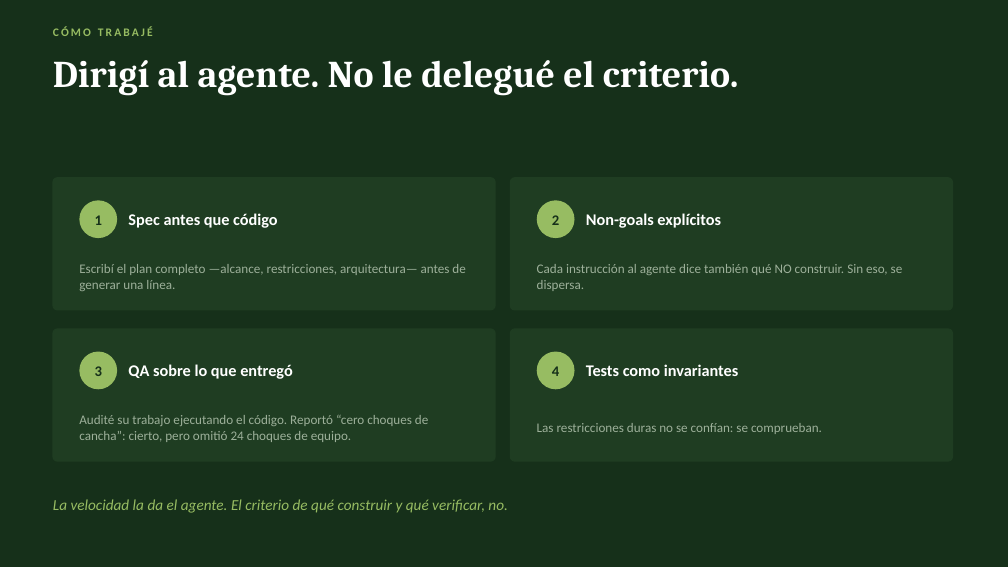
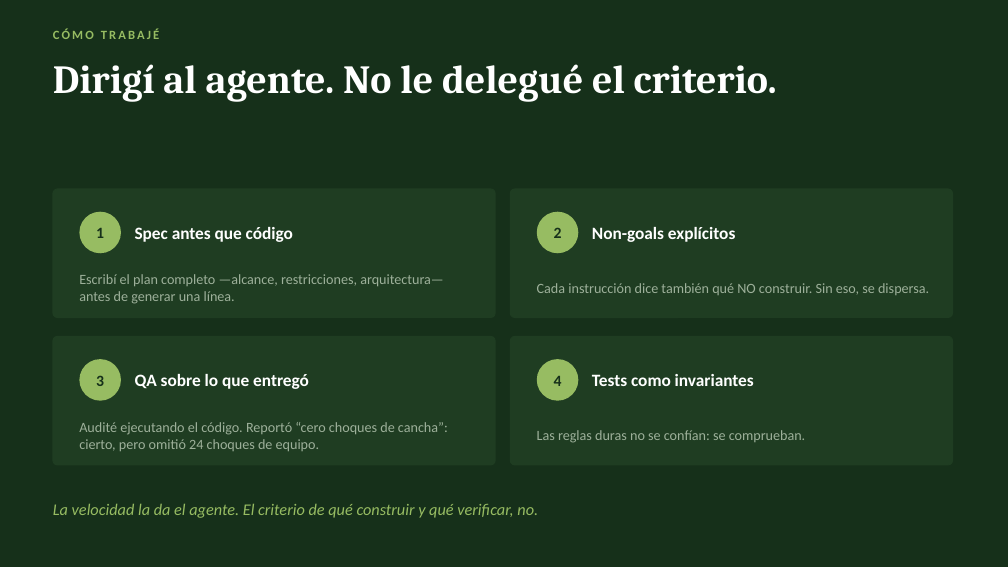
Before and after one commit to Panchoapc/hockey-planner, a slide deck: slide 16 of Caso-Practico-WhereX-Francisco-Pieper.pptx (slide 14 before the commit). Drawn at 1008x567 pixels with LibreOffice and Linux fonts; fonts in the diff are those of the drawing. Boxes give left, top, right and bottom in pixels: in the first picture for what was removed or moved away, otherwise in the second. Text is boxed around its words. In the diff, an @@ line names an element or a change of style, - is before the commit and + after.

```diff
--- a/Caso-Practico-WhereX-Francisco-Pieper.pptx
+++ b/Caso-Practico-WhereX-Francisco-Pieper.pptx
@@ text "CÓMO TRABAJÉ" at <box>53,28,160,39</box>: size 11 to 12 pt @@
@@ text "Dirigí al agente. No le ..." at <box>53,64,777,102</box>: size 36 to 38 pt; line spacing 42pt to 45pt @@
@@ proportions changed in 4 elements at <box>53,337,495,465</box>, <box>510,337,953,465</box>, <box>53,189,495,318</box>, <box>510,189,953,318</box> @@
@@ text "1": place and size @@
-text "1" at <box>95,215,102,225</box>
+text "1" at <box>96,228,104,238</box>
@@ ellipse: place and size @@
-ellipse at <box>79,200,117,238</box>
+ellipse at <box>79,212,121,253</box>
@@ text "Spec antes que código": place and size @@
-text "Spec antes que código" at <box>128,213,277,228</box>
+text "Spec antes que código" at <box>135,227,293,242</box>
@@ size 14 to 15 pt in 4 elements at <box>554,376,562,386</box>, <box>96,376,104,386</box>, <box>96,228,104,238</box>, <box>554,227,562,238</box> @@
@@ 2 rounded rectangles, 1 text, 1 ellipse: place and size @@
-2 rounded rectangles, 1 text, 1 ellipse at <box>53,178,953,310</box>
+2 rounded rectangles, 1 text, 1 ellipse at <box>53,189,953,318</box>
@@ size 15.5 to 16.5 pt in 4 elements at <box>135,374,309,389</box>, <box>592,374,754,386</box>, <box>135,227,293,242</box>, <box>592,227,736,242</box> @@
@@ text "Non-goals explícitos": place and size @@
-text "Non-goals explícitos" at <box>586,213,721,228</box>
+text "Non-goals explícitos" at <box>592,227,736,242</box>
@@ text "Escribí el plan completo —alcance, ...": place and size @@
-text "Escribí el plan completo —alcance, ..." at <box>79,264,465,291</box>
+text "Escribí el plan completo —alcance, ..." at <box>79,274,443,304</box>
@@ text "Escribí el plan completo —alcance, ..." at <box>79,274,443,304</box>: size 12.5 to 13.5 pt @@
@@ text at <box>537,283,929,295</box>: text changed; size 12.5 to 13.5 pt @@
-Cada instrucción al agente dice también qué NO construir. Sin eso, se dispersa.
+Cada instrucción dice también qué NO construir. Sin eso, se dispersa.
@@ rounded rectangle: place and size @@
-rounded rectangle at <box>53,329,495,461</box>
+rounded rectangle at <box>53,337,495,465</box>
@@ text "3": place and size @@
-text "3" at <box>95,366,102,376</box>
+text "3" at <box>96,376,104,386</box>
@@ ellipse: place and size @@
-ellipse at <box>79,352,117,389</box>
+ellipse at <box>79,359,121,401</box>
@@ rounded rectangle: place and size @@
-rounded rectangle at <box>510,329,953,461</box>
+rounded rectangle at <box>510,337,953,465</box>
@@ text "4": place and size @@
-text "4" at <box>552,366,559,376</box>
+text "4" at <box>554,376,562,386</box>
@@ ellipse: place and size @@
-ellipse at <box>537,352,575,389</box>
+ellipse at <box>537,359,578,401</box>
@@ text "QA sobre lo que entregó": place and size @@
-text "QA sobre lo que entregó" at <box>128,364,293,379</box>
+text "QA sobre lo que entregó" at <box>135,374,309,389</box>
@@ text "Tests como invariantes": place and size @@
-text "Tests como invariantes" at <box>586,364,738,376</box>
+text "Tests como invariantes" at <box>592,374,754,386</box>
@@ text at <box>79,422,448,451</box>: text changed; size 12.5 to 13.5 pt @@
-Audité su trabajo ejecutando el código. Reportó “cero choques de cancha”: cierto, pero omitió 24 choques de equipo.
+Audité ejecutando el código. Reportó “cero choques de cancha”: cierto, pero omitió 24 choques de equipo.
@@ text at <box>537,430,805,443</box>: text changed; size 12.5 to 13.5 pt @@
-Las restricciones duras no se confían: se comprueban.
+Las reglas duras no se confían: se comprueban.
@@ text "La velocidad la da el ..." at <box>53,503,538,518</box>: size 14.5 to 15.5 pt @@
```
Also in this commit, not shown: 8 other slides changed, 9 slides added, 7 slides removed, 1 other file.
